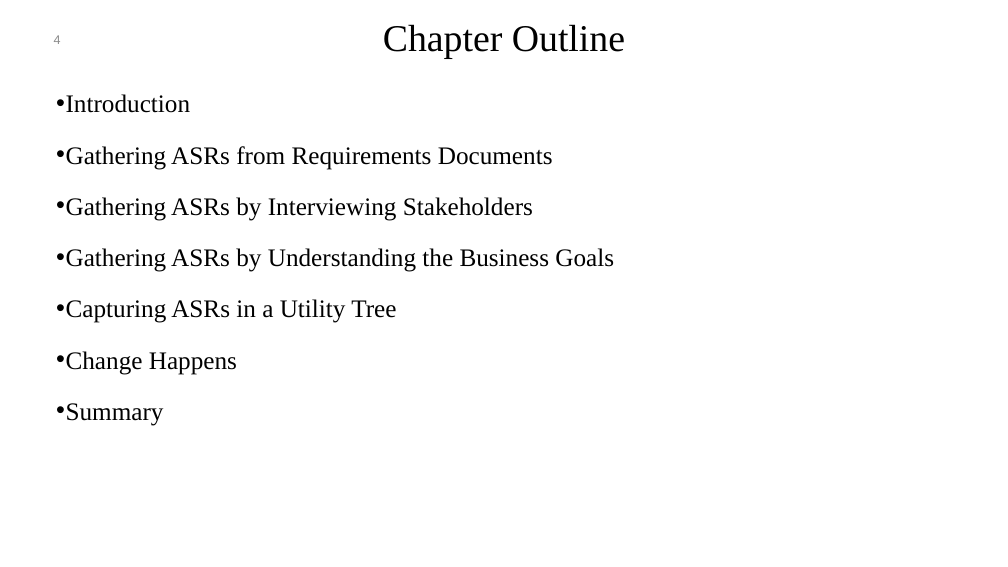
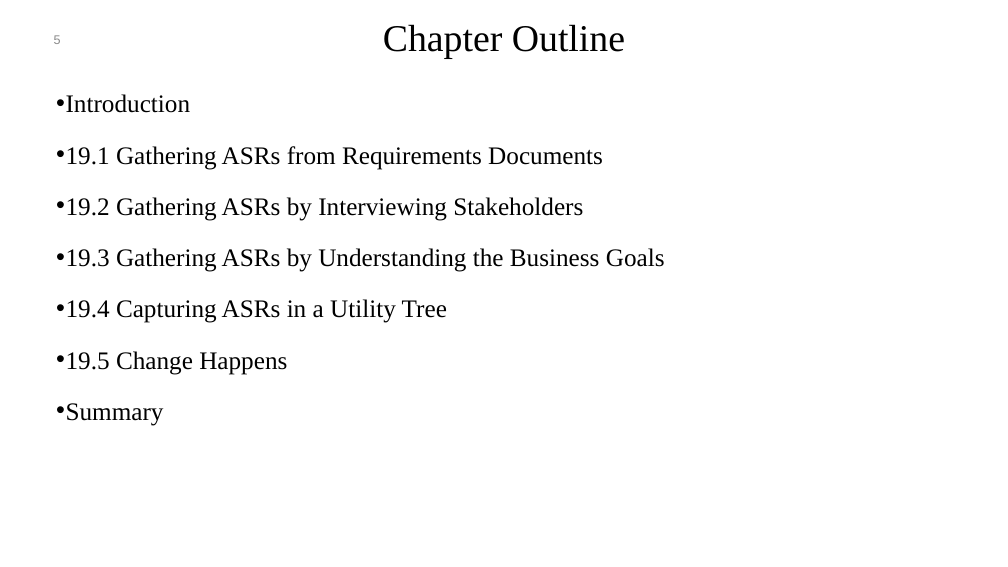
Before and after one commit to mohamad-khorsandi/slides-of-software-architecture-in-practice-4th-ed, a slide deck: slide 5 of chapter 19.pptx (slide 4 before the commit). Drawn at 1008x567 pixels with LibreOffice and Linux fonts; fonts in the diff are those of the drawing; background and template pictures are left out. Boxes give left, top, right and bottom in pixels: in the first picture for what was removed or moved away, otherwise in the second. Text is boxed around its words. In the diff, an @@ line names an element or a change of style, - is before the commit and + after.

```diff
--- a/chapter 19.pptx
+++ b/chapter 19.pptx
@@ page number at (54, 35, 61, 44): text changed @@
-4
+5
@@ text at (66, 146, 665, 375): text changed @@
-• Gathering ASRs from Requirements Documents
-• Gathering ASRs by Interviewing Stakeholders
-• Gathering ASRs by Understanding the Business Goals
-• Capturing ASRs in a Utility Tree
-• Change Happens
+• 19.1 Gathering ASRs from Requirements Documents
+• 19.2 Gathering ASRs by Interviewing Stakeholders
+• 19.3 Gathering ASRs by Understanding the Business Goals
+• 19.4 Capturing ASRs in a Utility Tree
+• 19.5 Change Happens
```
Also in this commit, not shown: 4 other slides changed, 1 slide added, 6 other files.
